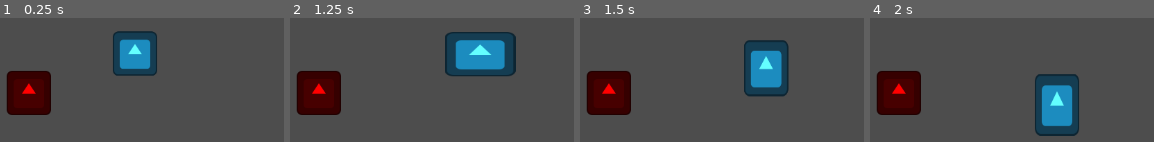
Above: before the commit, frames 1-4 (left to right).
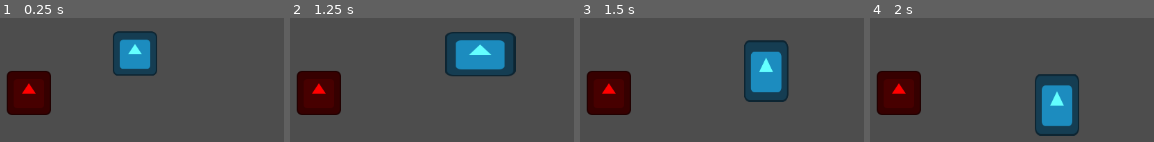
Above: after the commit, the same moments.

Repository: shafayatb/basic-2d-top-down-example
Game: Godot game, scene res://playground.tscn
The game is run twice, just before and just after one commit, with the same random seed, the same clock (stepped at 60 frames per second) and the same inputs. The project has no main scene, so this scene is started directly. The engine's default icon, where the game draws it, is replaced by a stand-in: a white triangle on a blue panel in a dark square.
Inputs:
- Up to frame 1 (0.25 s): no input
- Up to frame 2 (1.25 s): tap Enter at 0.5 s; hold Right (ui_right) from 0.53 s (still down); tap Ctrl (Dash) at 0.6 s
- Up to frame 3 (1.5 s): release Right (ui_right) at 1.28 s; hold Down (ui_down) from 1.28 s (still down); tap Ctrl (Dash) at 1.35 s
- Up to frame 4 (2 s): keep holding Down (ui_down)

Frames 1-2 are identical in both runs. In frame 3, 1.7% of the frame differs, in the area x 57-74%, y 26-68%; in frame 4, nothing differs.

Commit message:
6b. Switched to conditional animation states

Diff:
--- a/player/player.gd
+++ b/player/player.gd
@@ -28,10 +28,12 @@
 
 	move_and_slide()
 
-	if input.length() > 0.01:
-		playback.travel("Move")
+	if input != Vector2.ZERO:
+		animation_tree["parameters/conditions/is_moving"] = true
+		animation_tree["parameters/conditions/not_moving"] = false
 	else:
-		playback.travel("Idle")
+		animation_tree["parameters/conditions/is_moving"] = false
+		animation_tree["parameters/conditions/not_moving"] = true
 
 
 	animation_tree["parameters/Idle/blend_position"] = input
--- a/player/player.tscn
+++ b/player/player.tscn
@@ -196,6 +196,7 @@
 blend_point_2/pos = Vector2(0, -1)
 blend_point_3/node = SubResource("AnimationNodeAnimation_yllr7")
 blend_point_3/pos = Vector2(1, 0)
+blend_mode = 1
 
 [sub_resource type="AnimationNodeAnimation" id="AnimationNodeAnimation_hg6s5"]
 animation = &"move_left"
@@ -218,8 +219,10 @@
 blend_point_2/pos = Vector2(0, 1)
 blend_point_3/node = SubResource("AnimationNodeAnimation_ebec5")
 blend_point_3/pos = Vector2(0, -1)
+sync = true
 
 [sub_resource type="AnimationNodeStateMachineTransition" id="AnimationNodeStateMachineTransition_wodsf"]
+advance_mode = 2
 
 [sub_resource type="AnimationNodeStateMachineTransition" id="AnimationNodeStateMachineTransition_32hag"]
 advance_mode = 2
@@ -277,4 +280,4 @@
 parameters/conditions/is_moving = false
 parameters/conditions/not_moving = false
 parameters/Idle/blend_position = Vector2(-0.9953052, 0.010988951)
-parameters/Move/blend_position = Vector2(0, 1)
+parameters/Move/blend_position = Vector2(0.27814567, 0.21973085)
